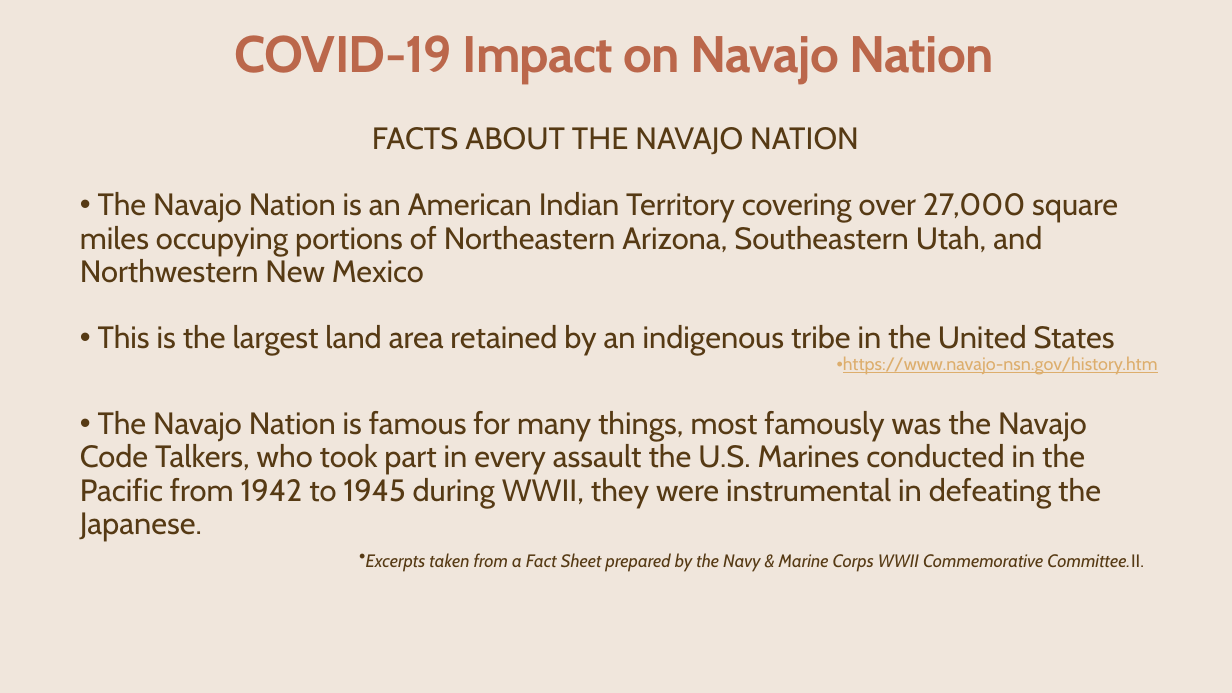
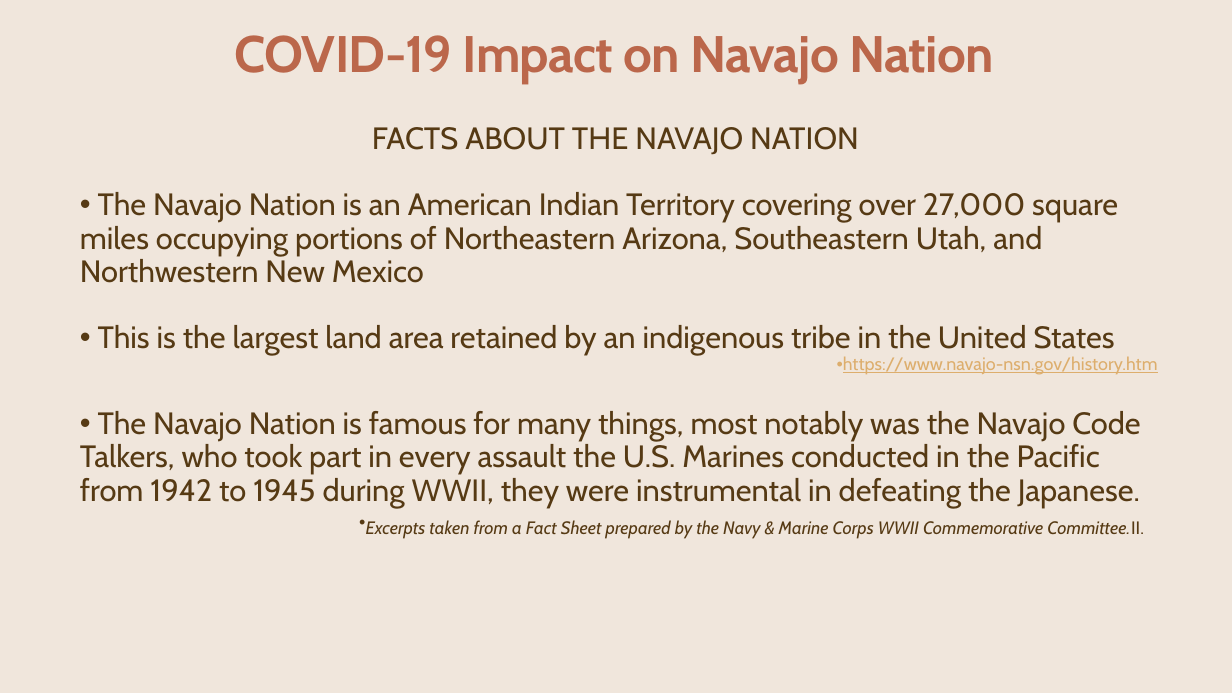
Before and after one commit to CCostenbader/Covid-19-effects-on-the-Navajo-Nation-Indian-Tribe, a slide deck: slide 9 of FinalPPMatt.pptx. Drawn at 1232x693 pixels with LibreOffice and Linux fonts; fonts in the diff are those of the drawing; background and template pictures are left out. Boxes give left, top, right and bottom in pixels: in the first picture for what was removed or moved away, otherwise in the second. Text is boxed around its words. In the diff, an @@ line names an element or a change of style, - is before the commit and + after.

```diff
--- a/FinalPPMatt.pptx
+++ b/FinalPPMatt.pptx
@@ text at bbox=[80, 411, 1140, 507]: text changed @@
-• The Navajo Nation is famous for many things, most famously was the Navajo Code Talkers, who took part in every assault the U.S. Marines conducted in the Pacific from 1942 to 1945 during WWII, they were instrumental in defeating the Japanese.
+• The Navajo Nation is famous for many things, most notably was the Navajo Code Talkers, who took part in every assault the U.S. Marines conducted in the Pacific from 1942 to 1945 during WWII, they were instrumental in defeating the Japanese.
```
Also in this commit, not shown: 7 other slides changed.
